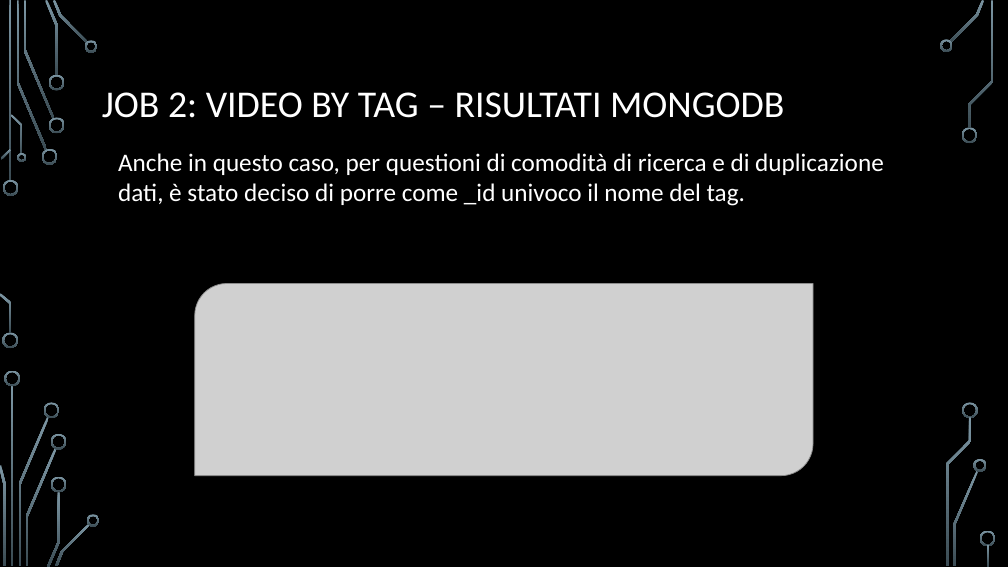
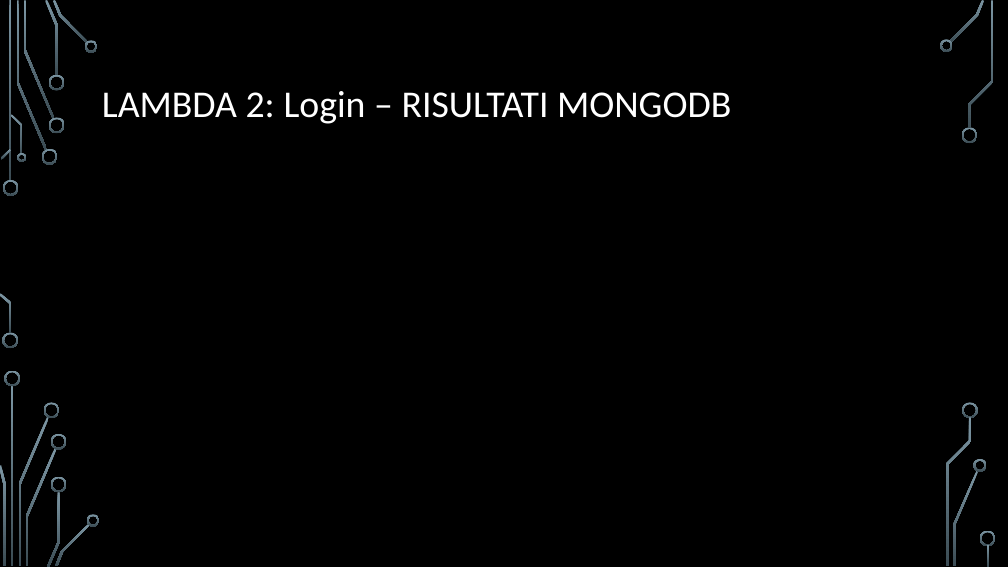
Before and after one commit to carraraFederico/TEDxLearn_ProgettoCloudMobile_2024, a slide deck: slide 7 of Presentazioni/TEDxLearn_part3.pptx. Drawn at 1008x567 pixels with LibreOffice and Linux fonts; fonts in the diff are those of the drawing; grey boxes stand for pictures; background and template pictures are left out. Boxes give left, top, right and bottom in pixels: in the first picture for what was removed or moved away, otherwise in the second. Text is boxed around its words. In the diff, an @@ line names an element or a change of style, - is before the commit and + after.

```diff
--- a/Presentazioni/TEDxLearn_part3.pptx
+++ b/Presentazioni/TEDxLearn_part3.pptx
@@ title at (x1=102, y1=91, x2=731, y2=124): text changed @@
-JOB 2: VIDEO BY TAG – RISULTATI MONGODB
+LAMBDA 2: Login – RISULTATI MONGODB
@@ text removed at (x1=118, y1=153, x2=884, y2=206) @@
-Anche in questo caso, per questioni di comodità di ricerca e di duplicazione dati, è stato deciso di porre come _id univoco il nome del tag.
@@ picture removed at (x1=195, y1=284, x2=814, y2=476) @@
```
Also in this commit, not shown: 3 other slides changed, 3 slides added, 2 slides removed, 1 other file.
